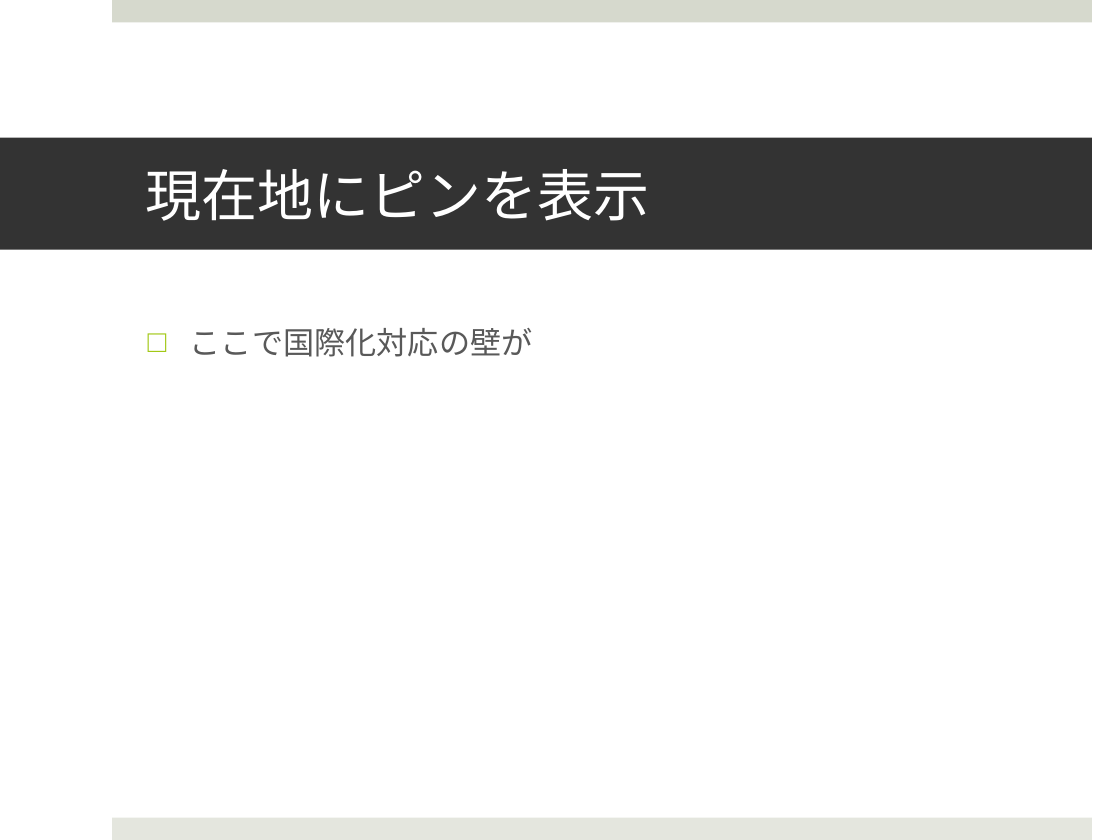
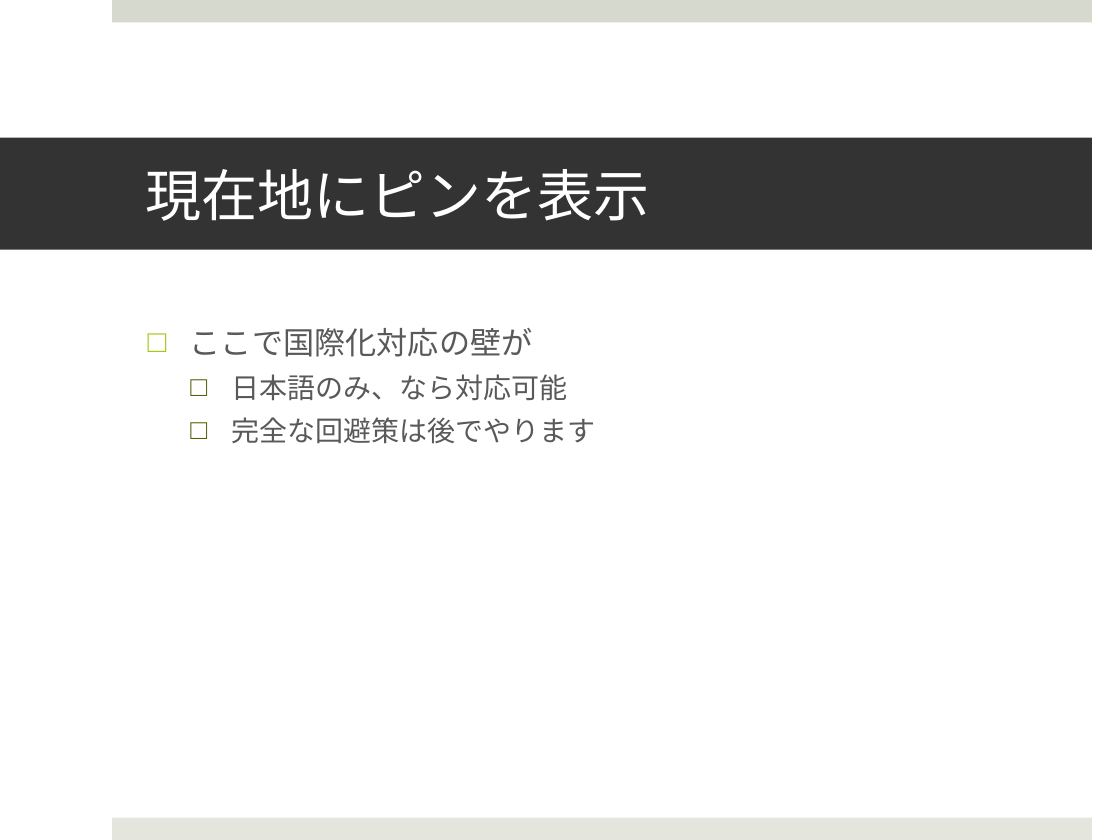
Before and after one commit to yagitoshiro/study3, a slide deck: slide 7 of study3.pptx. Drawn at 1120x840 pixels with LibreOffice and Linux fonts; fonts in the diff are those of the drawing. Boxes give left, top, right and bottom in pixels: in the first picture for what was removed or moved away, otherwise in the second. Text is boxed around its words. In the diff, an @@ line names an element or a change of style, - is before the commit and + after.

```diff
--- a/study3.pptx
+++ b/study3.pptx
@@ text at [232,374,596,444]: paragraphs added @@
+  □ 日本語のみ、なら対応可能
+  □ 完全な回避策は後でやります
```
Also in this commit, not shown: 2 other slides changed, 6 other files.
